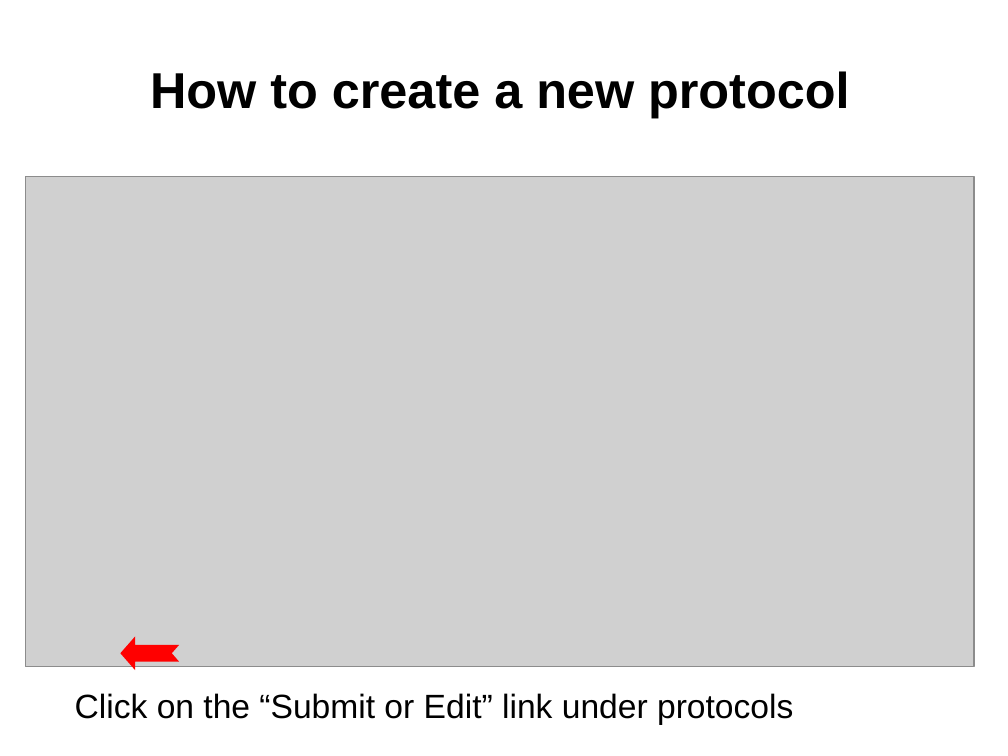
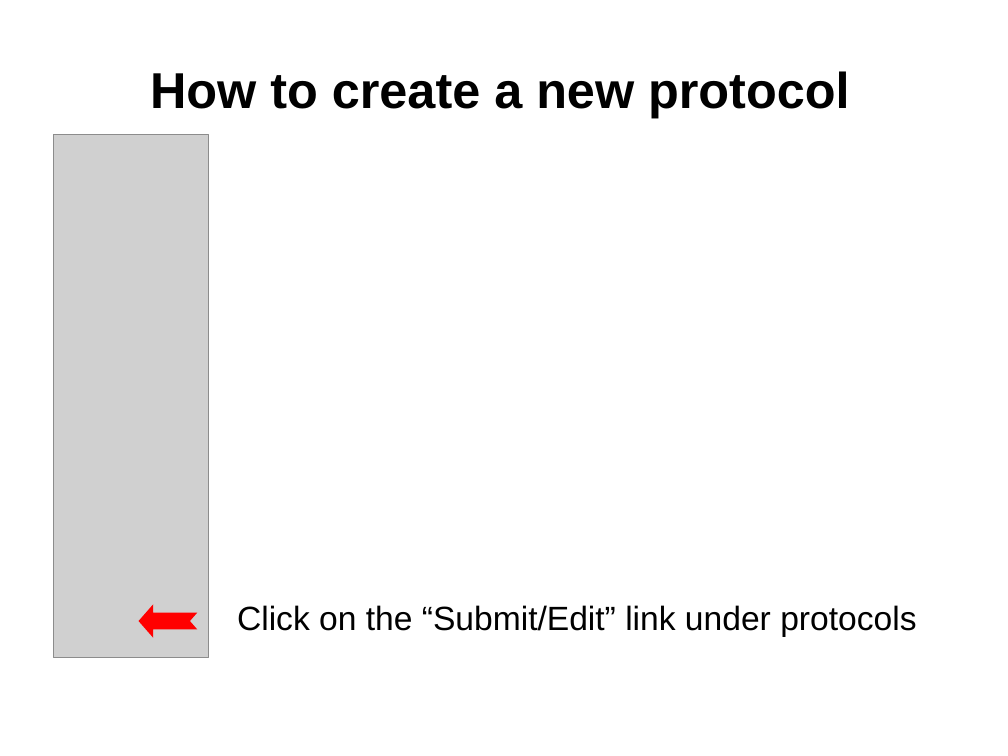
Before and after one commit to modENCODE-DCC/www, a slide deck: slide 1 of wiki_uploads/new_protocol_howto.ppt. Drawn at 1008x756 pixels with LibreOffice and Linux fonts; fonts in the diff are those of the drawing; grey boxes stand for pictures. Boxes give left, top, right and bottom in pixels: in the first picture for what was removed or moved away, otherwise in the second. Text is boxed around its words. In the diff, an @@ line names an element or a change of style, - is before the commit and + after.

```diff
--- a/wiki_uploads/new_protocol_howto.ppt
+++ b/wiki_uploads/new_protocol_howto.ppt
@@ picture resized from (x1=25, y1=176, x2=974, y2=666) to (x1=53, y1=134, x2=209, y2=657) @@
@@ freeform shape moved from (x1=120, y1=636, x2=178, y2=669) to (x1=138, y1=604, x2=197, y2=637) @@
@@ text at (x1=237, y1=605, x2=916, y2=637): text changed @@
-Click on the “Submit or Edit” link under protocols
+Click on the “Submit/Edit” link under protocols
```
Also in this commit, not shown: 3 other slides changed.
